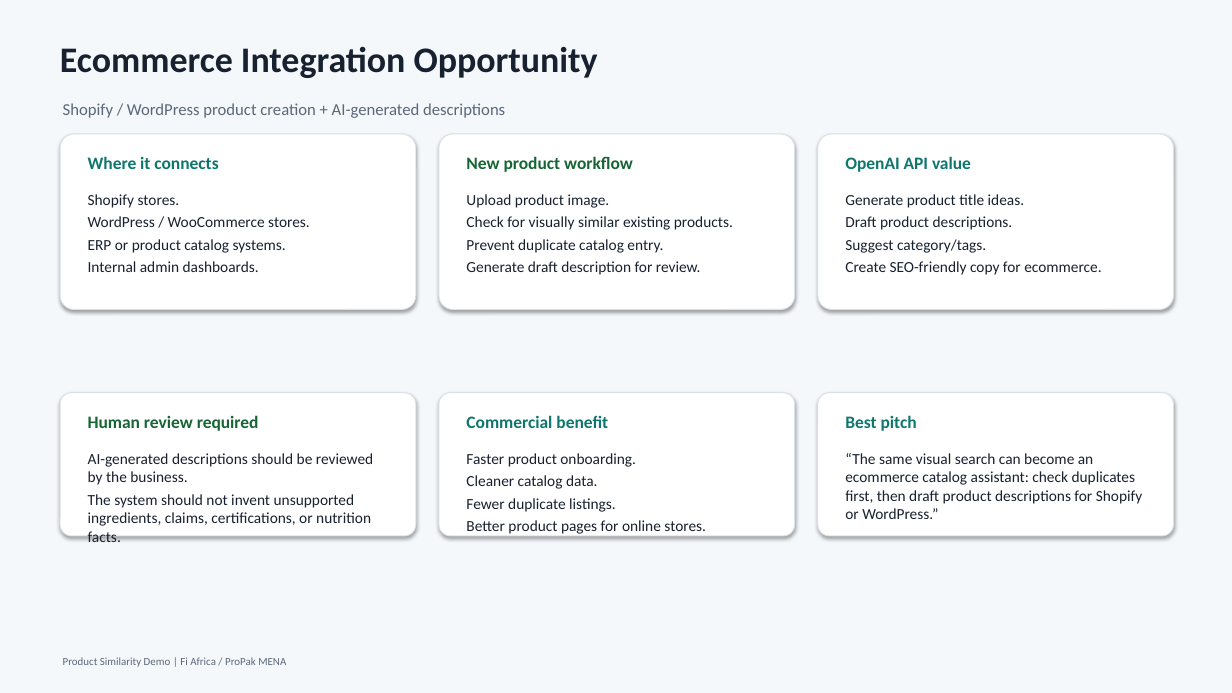
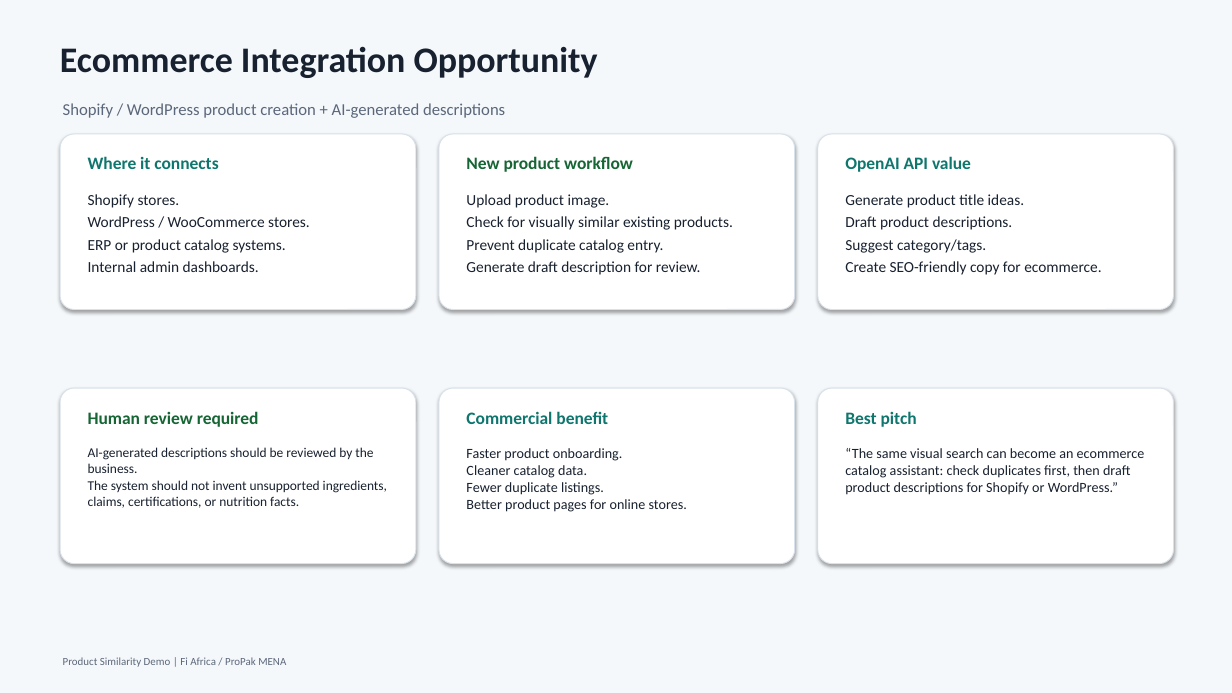
Before and after one commit to zoma00/Fi-Africa-demos, a slide deck: slide 14 of presentations/product_similarity_conversation_deck.pptx. Drawn at 1232x693 pixels with LibreOffice and Linux fonts; fonts in the diff are those of the drawing. Boxes give left, top, right and bottom in pixels: in the first picture for what was removed or moved away, otherwise in the second. Text is boxed around its words. In the diff, an @@ line names an element or a change of style, - is before the commit and + after.

```diff
--- a/presentations/product_similarity_conversation_deck.pptx
+++ b/presentations/product_similarity_conversation_deck.pptx
@@ rounded rectangle: place and size @@
-rounded rectangle at [60,393,416,536]
+rounded rectangle at [60,388,416,564]
@@ rounded rectangle: place and size @@
-rounded rectangle at [439,393,795,536]
+rounded rectangle at [439,388,795,564]
@@ rounded rectangle: place and size @@
-rounded rectangle at [818,393,1174,536]
+rounded rectangle at [818,388,1174,564]
@@ 3 texts: place and size @@
-3 texts at [88,415,917,431]
+3 texts at [88,411,917,427]
@@ text "AI-generated descriptions should be reviewed ..." at [88,447,387,508]: size 12 to 10.5 pt; less space between paragraphs @@
@@ text "Faster product onboarding." at [466,448,687,512]: size 12 to 11 pt; less space between paragraphs @@
@@ text "“The same visual search can ..." at [845,448,1145,495]: size 12 to 11 pt; less space between paragraphs @@
```
Also in this commit, not shown: 3 other slides changed, 3 other files.
